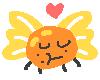
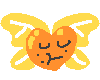
Layers edited between the first and the second w=100, h=80 image:
hid "heart0" over 46, 3, 64, 19
showed "body3" over 26, 26, 77, 71
hid "body0" over 26, 26, 78, 70
hid "legs1" over 24, 54, 81, 74
painted on "wings2" over 0, 11, 100, 70
